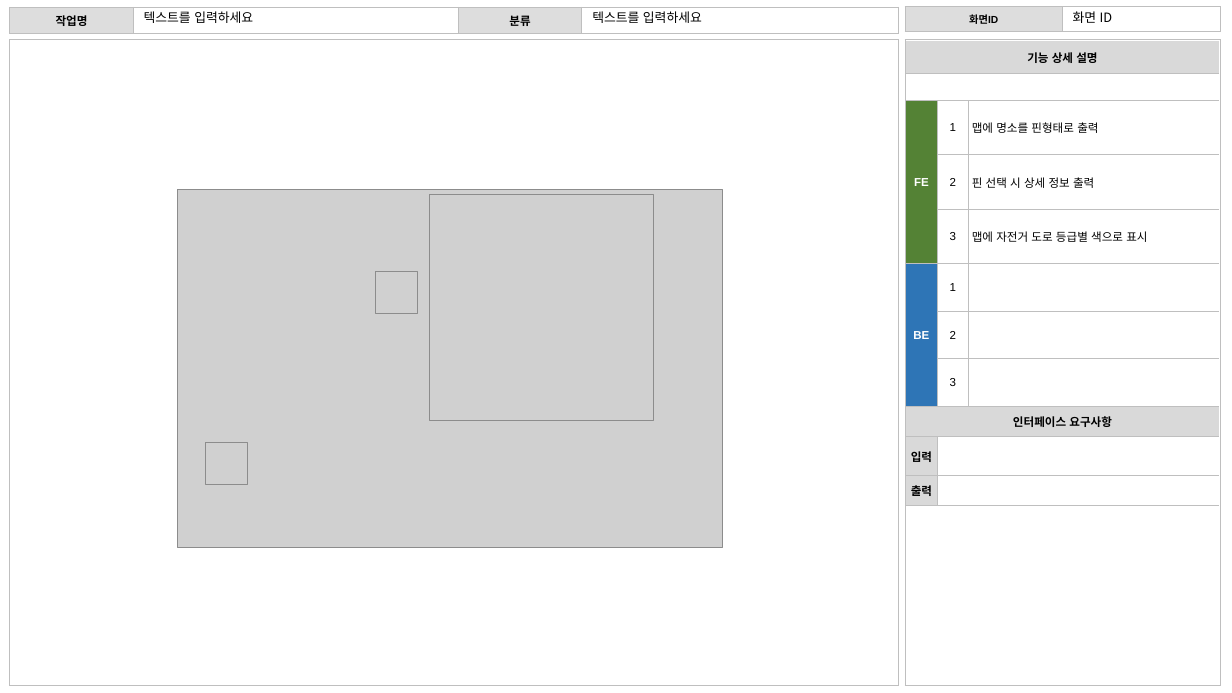
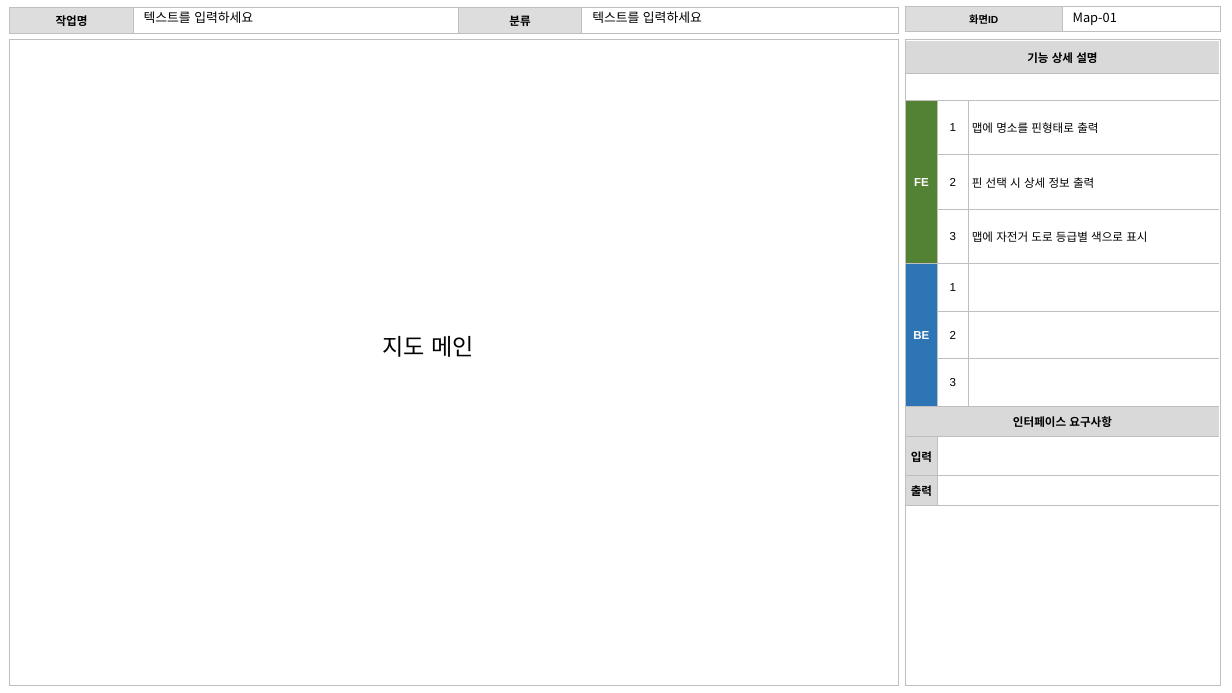
Before and after one commit to hahahahohohoho/mini_project, a slide deck: slide 16 of 빅데이터프로젝트계획서 (1).pptx (slide 7 before the commit). Drawn at 1232x693 pixels with LibreOffice and Linux fonts; fonts in the diff are those of the drawing; grey boxes stand for pictures. Boxes give left, top, right and bottom in pixels: in the first picture for what was removed or moved away, otherwise in the second. Text is boxed around its words. In the diff, an @@ line names an element or a change of style, - is before the commit and + after.

```diff
--- a/빅데이터프로젝트계획서 (1).pptx
+++ b/빅데이터프로젝트계획서 (1).pptx
@@ text at [1073,12,1117,25]: text changed @@
-화면 ID
+Map-01
@@ group removed at [177,189,723,547]: 4 pictures @@
@@ text added at [383,336,475,357], 18 pt, text #000000 @@
+지도 메인
```
Also in this commit, not shown: 4 other slides changed, 13 slides added, 1 slide removed, 20 other files.
